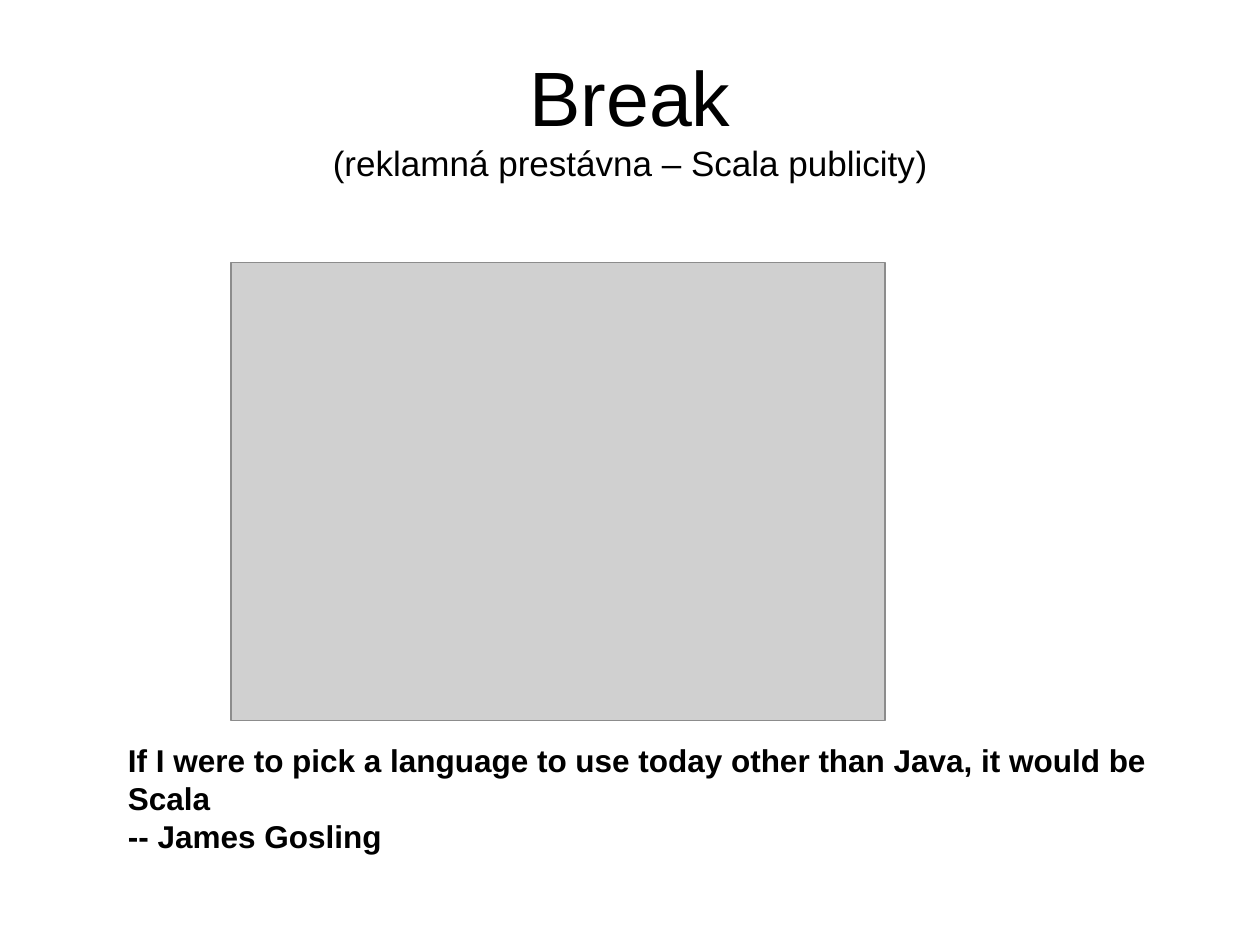
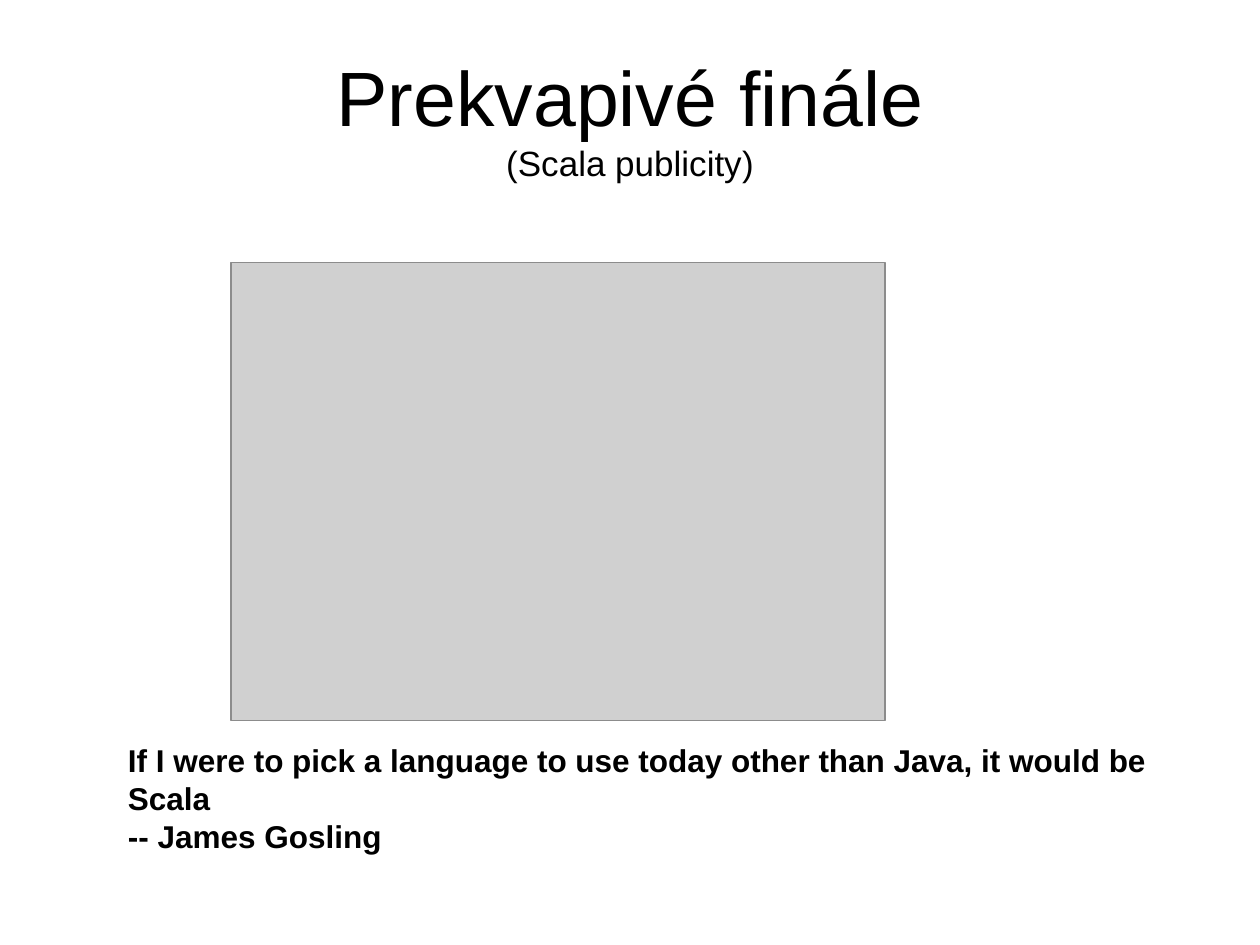
Before and after one commit to Programovanie4/Prednasky, a slide deck: slide 27 of 13/13_java.ppt (slide 25 before the commit). Drawn at 1260x945 pixels with LibreOffice and Linux fonts; fonts in the diff are those of the drawing; grey boxes stand for pictures. Boxes give left, top, right and bottom in pixels: in the first picture for what was removed or moved away, otherwise in the second. Text is boxed around its words. In the diff, an @@ line names an element or a change of style, - is before the commit and + after.

```diff
--- a/13/13_java.ppt
+++ b/13/13_java.ppt
@@ title at (337,69,923,183): text changed; size 20 to 44 pt @@
-Break
-(reklamná prestávna – Scala publicity)
+Prekvapivé finále
+(Scala publicity)
```
Also in this commit, not shown: 6 other slides changed, 2 slides added, 1 other file.
